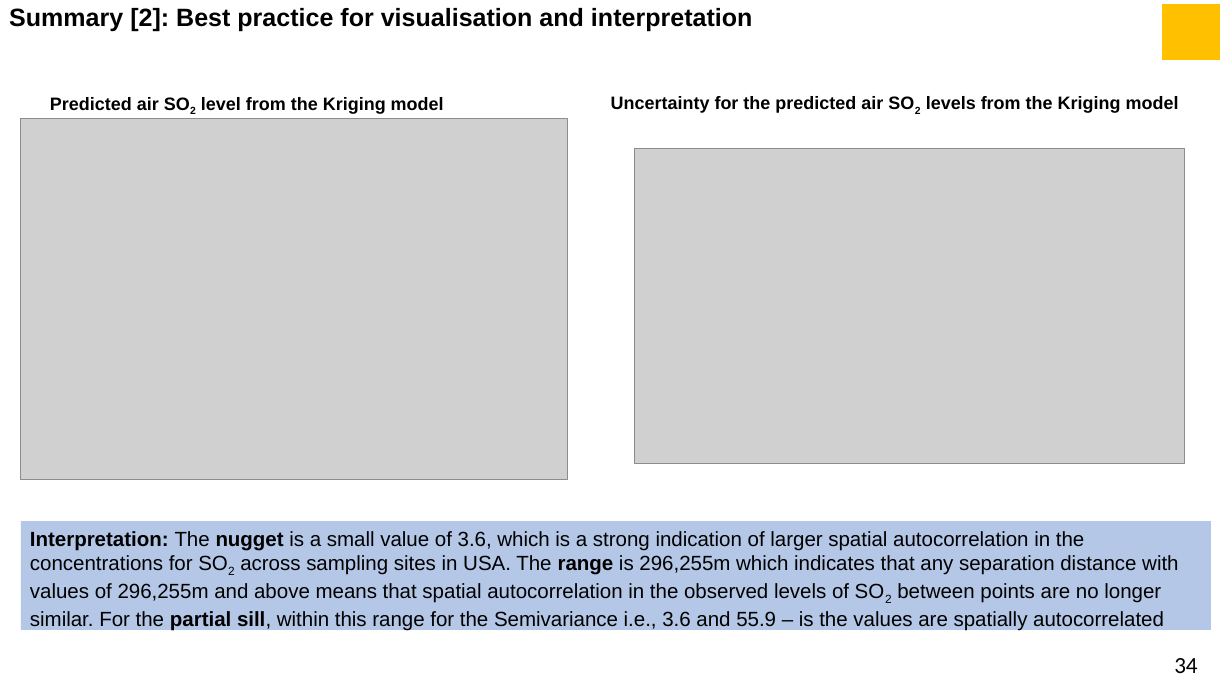
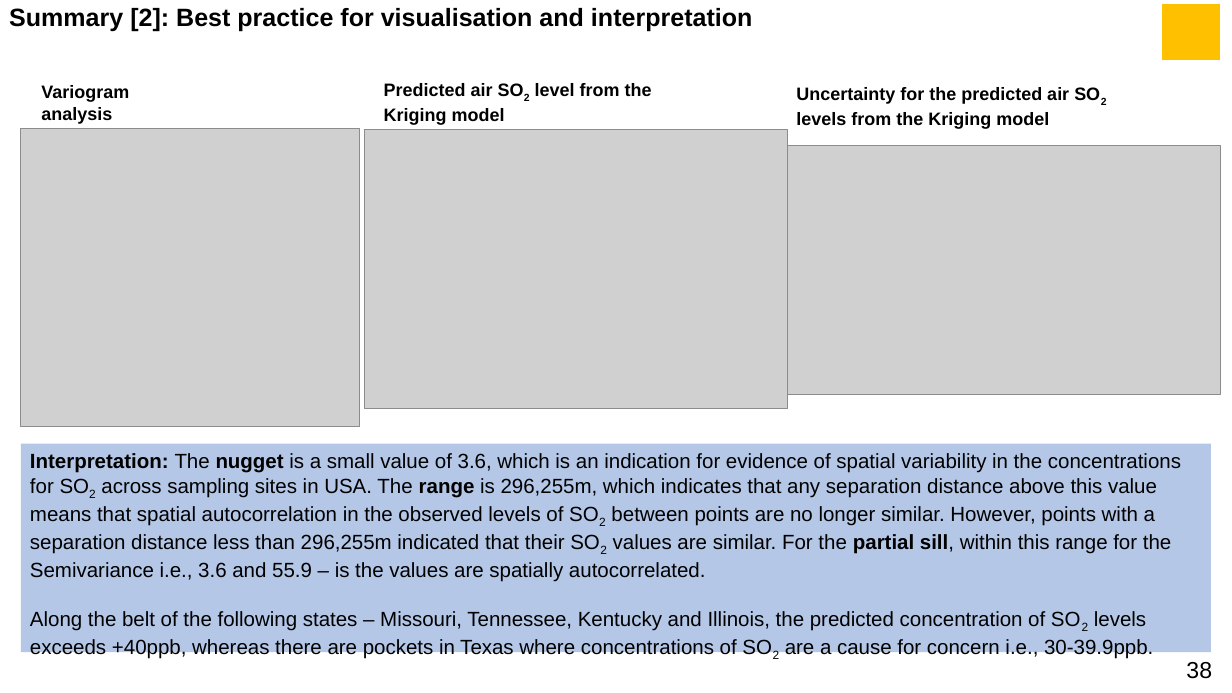
Before and after one commit to UCLPG-MSC-SGDS/GEOG0114, a slide deck: slide 38 of Lecture_notes_powerpoint/Week 6 Lecture Notes - Geostatistical Modelling.pptx (slide 34 before the commit). Drawn at 1232x693 pixels with LibreOffice and Linux fonts; fonts in the diff are those of the drawing; grey boxes stand for pictures. Boxes give left, top, right and bottom in pixels: in the first picture for what was removed or moved away, otherwise in the second. Text is boxed around its words. In the diff, an @@ line names an element or a change of style, - is before the commit and + after.

```diff
--- a/Lecture_notes_powerpoint/Week 6 Lecture Notes - Geostatistical Modelling.pptx
+++ b/Lecture_notes_powerpoint/Week 6 Lecture Notes - Geostatistical Modelling.pptx
@@ text added at (41,85,129,124), 14 pt, text #000000, bold @@
+Variogram analysis
@@ text at (384,83,652,125): text changed @@
-Predicted air SO2 level from the Kriging model
+Predicted air SO2 level from the
+Kriging model
@@ text at (796,87,1069,129): text changed @@
-Uncertainty for the predicted air SO2 levels from the Kriging model
+Uncertainty for the predicted air SO2
+levels from the Kriging model
@@ picture added at (21,128,360,427) @@
@@ picture: place and size @@
-picture at (21,118,567,480)
+picture at (365,129,787,409)
@@ picture: place and size @@
-picture at (635,148,1184,463)
+picture at (787,145,1221,394)
@@ rectangle "Interpretation: The nugget is a ...": place and size @@
-rectangle "Interpretation: The nugget is a ..." at (21,521,1212,630)
+rectangle "Interpretation: The nugget is a ..." at (21,444,1212,653)
@@ text in rectangle at (30,453,1181,659): text changed @@
-Interpretation: The nugget is a small value of 3.6, which is a strong indication of larger spatial autocorrelation in the concentrations for SO2 across sampling sites in USA. The range is 296,255m which indicates that any separation distance with values of 296,255m and above means that spatial autocorrelation in the observed levels of SO2 between points are no longer similar. For the partial sill, within this range for the Semivariance i.e., 3.6 and 55.9 – is the values are spatially autocorrelated
+Interpretation: The nugget is a small value of 3.6, which is an indication for evidence of spatial variability in the concentrations for SO2 across sampling sites in USA. The range is 296,255m, which indicates that any separation distance above this value means that spatial autocorrelation in the observed levels of SO2 between points are no longer similar. However, points with a separation distance less than 296,255m indicated that their SO2 values are similar. For the partial sill, within this range for the Semivariance i.e., 3.6 and 55.9 – is the values are spatially autocorrelated.
+Along the belt of the following states – Missouri, Tennessee, Kentucky and Illinois, the predicted concentration of SO2 levels exceeds +40ppb, whereas there are pockets in Texas where concentrations of SO2 are a cause for concern i.e., 30-39.9ppb.
@@ page number removed at (1174,658,1197,673) @@
-34
@@ page number added at (1186,662,1212,679), 18 pt, text #000000 @@
+38
```
Also in this commit, not shown: 34 other slides changed, 4 slides added, 3 other files.
